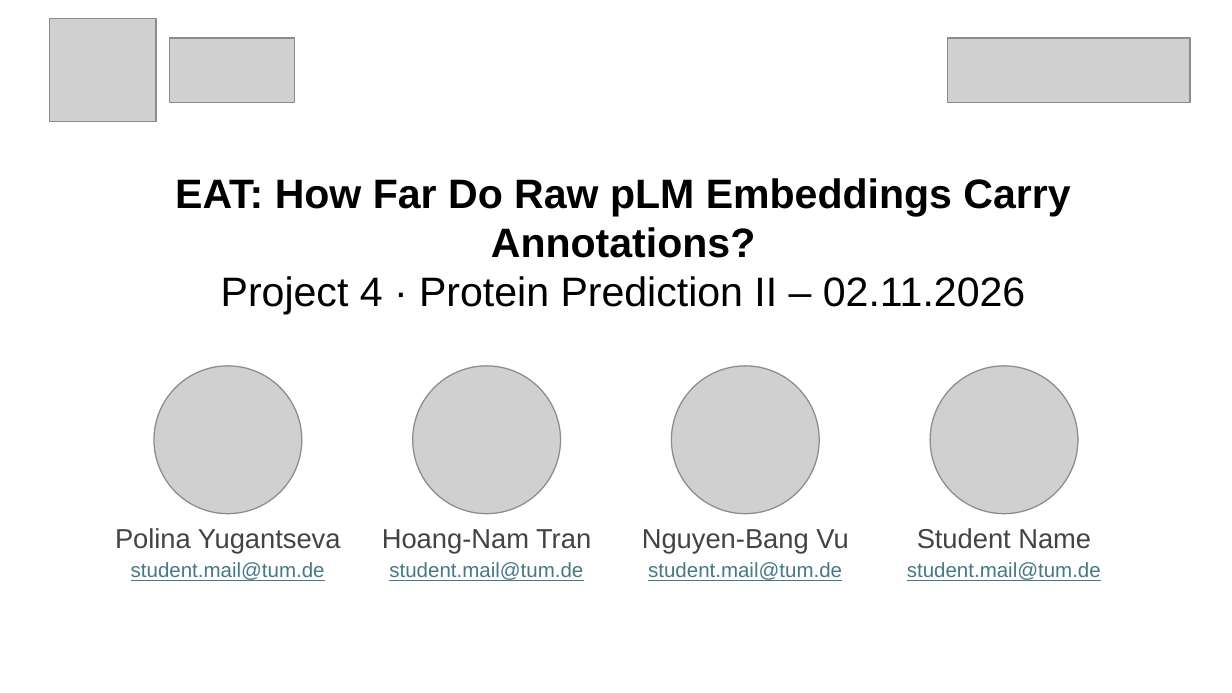
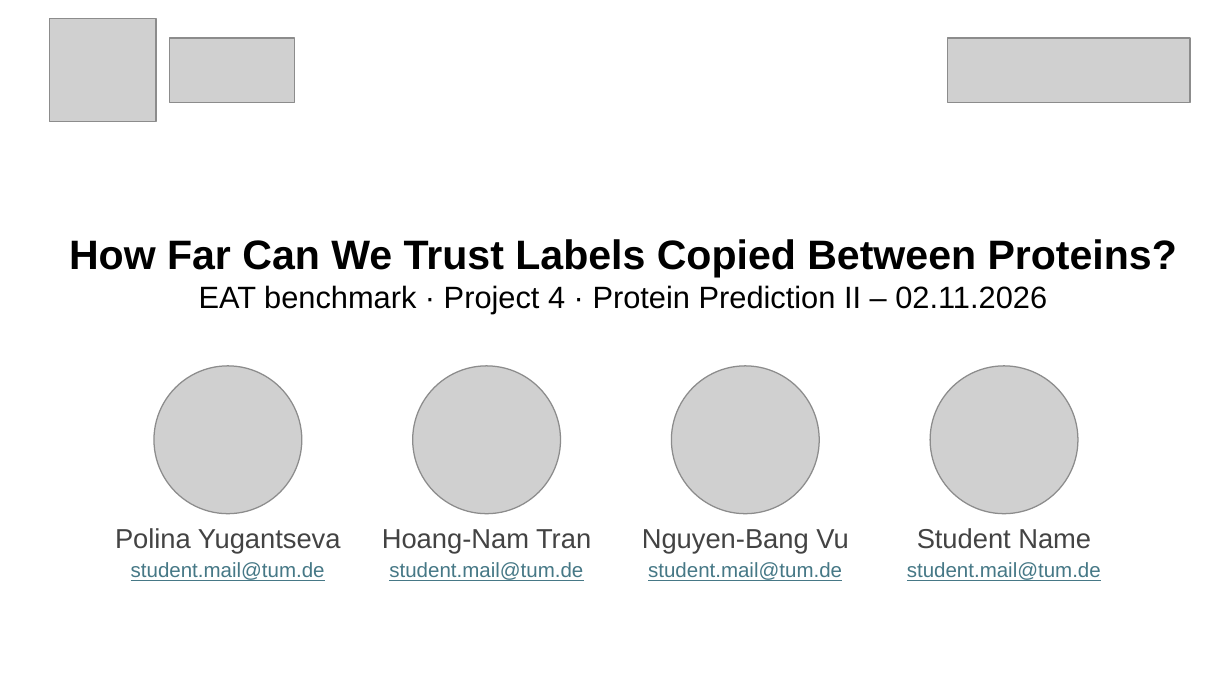
Before and after one commit to Pollysoma/protein-prediction-project-2, a slide deck: slide 1 of presentation/2026-11-02_pitch.pptx. Drawn at 1232x693 pixels with LibreOffice and Linux fonts; fonts in the diff are those of the drawing; grey boxes stand for pictures. Boxes give left, top, right and bottom in pixels: in the first picture for what was removed or moved away, otherwise in the second. Text is boxed around its words. In the diff, an @@ line names an element or a change of style, - is before the commit and + after.

```diff
--- a/presentation/2026-11-02_pitch.pptx
+++ b/presentation/2026-11-02_pitch.pptx
@@ title at [69,239,1177,314]: text changed; size 24 to 18 pt; bold off @@
-EAT: How Far Do Raw pLM Embeddings Carry Annotations?
-Project 4 · Protein Prediction II – 02.11.2026
+How Far Can We Trust Labels Copied Between Proteins?
+EAT benchmark · Project 4 · Protein Prediction II – 02.11.2026
```
Also in this commit, not shown: 7 other slides changed, 1 slide added, 1 slide removed, 2 other files.
